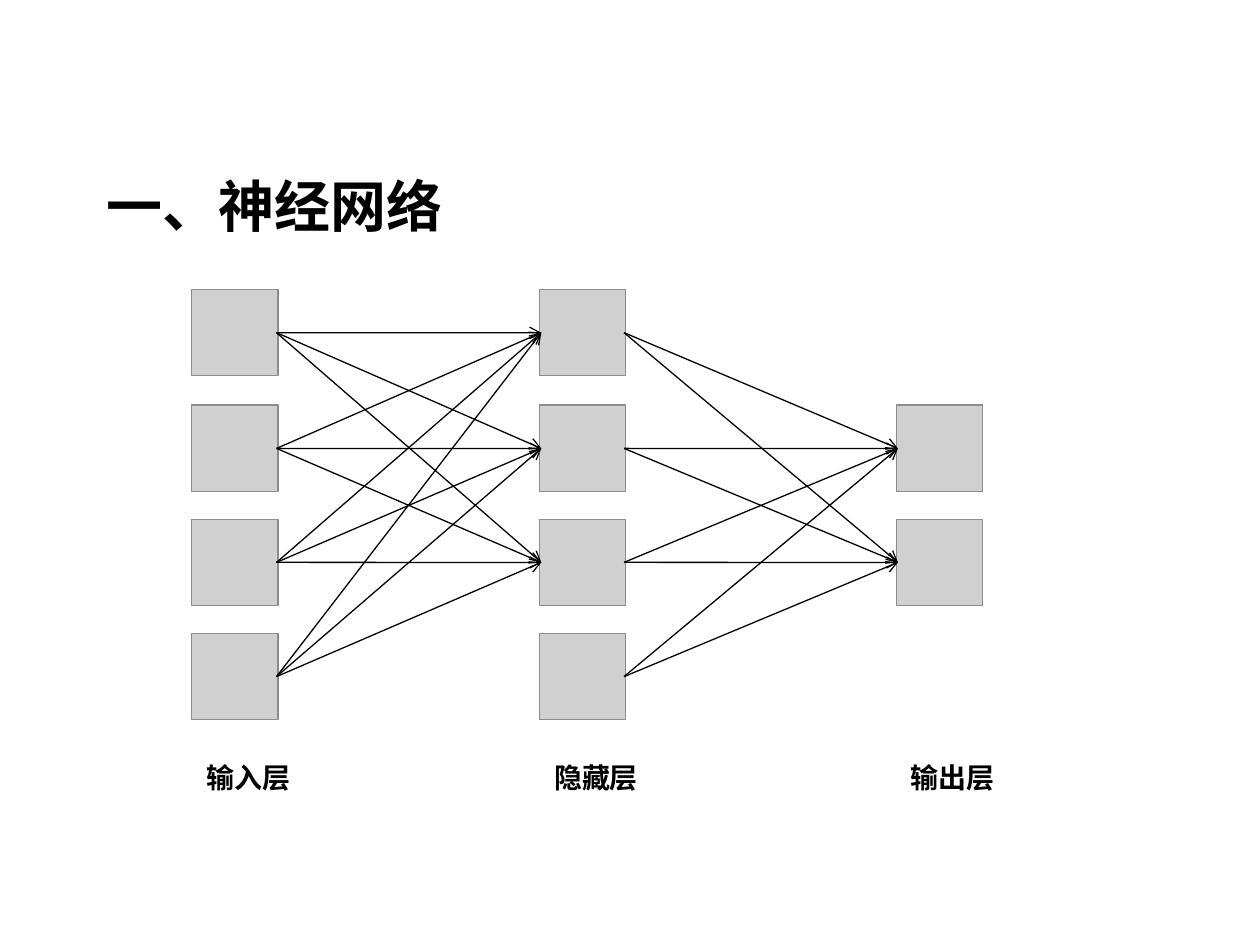
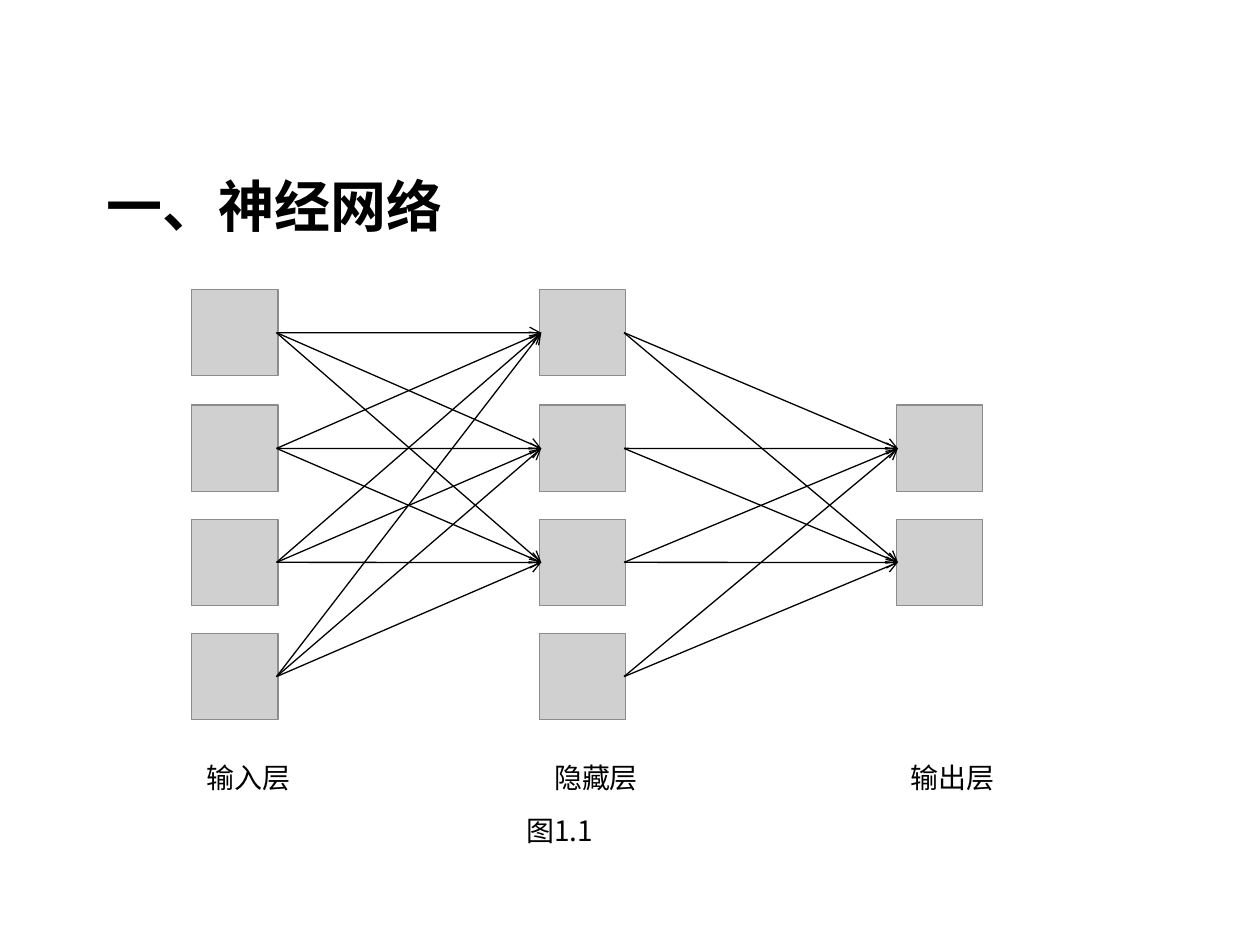
Before and after one commit to sunyisgithub/Git, a slide deck: slide 3 of 循环神经网络（Recurrent Neural Network）.ppt. Drawn at 1260x945 pixels with LibreOffice and Linux fonts; fonts in the diff are those of the drawing; grey boxes stand for pictures; background and template pictures are left out. Boxes give left, top, right and bottom in pixels: in the first picture for what was removed or moved away, otherwise in the second. Text is boxed around its words. In the diff, an @@ line names an element or a change of style, - is before the commit and + after.

```diff
--- a/循环神经网络（Recurrent Neural Network）.ppt
+++ b/循环神经网络（Recurrent Neural Network）.ppt
@@ bold off in 3 elements at (x1=206, y1=764, x2=290, y2=791), (x1=554, y1=764, x2=638, y2=791), (x1=911, y1=764, x2=995, y2=791) @@
@@ text added at (x1=526, y1=818, x2=593, y2=844), 16 pt, text #000000 @@
+图1.1
```
Also in this commit, not shown: 2 other slides changed, 14 slides added, 15 slides removed.
